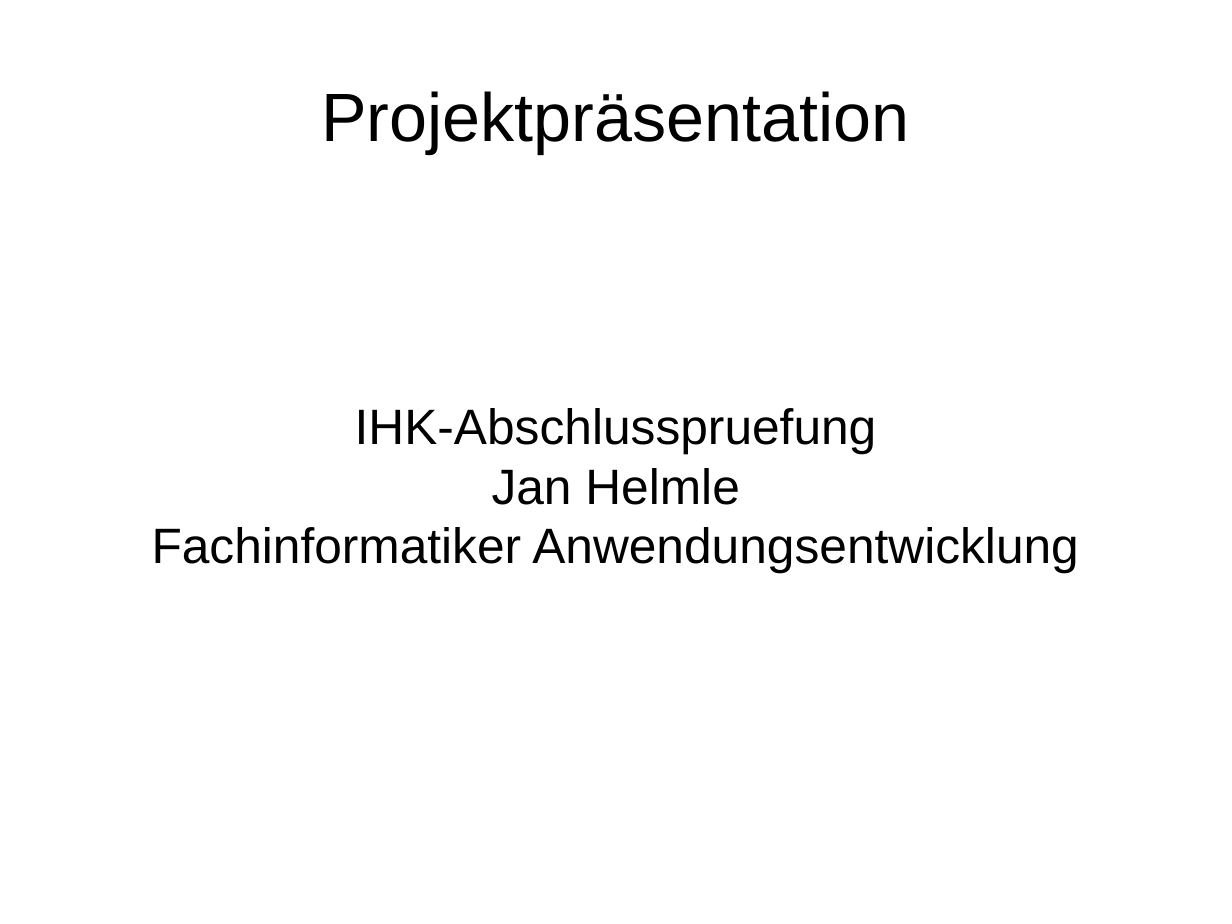
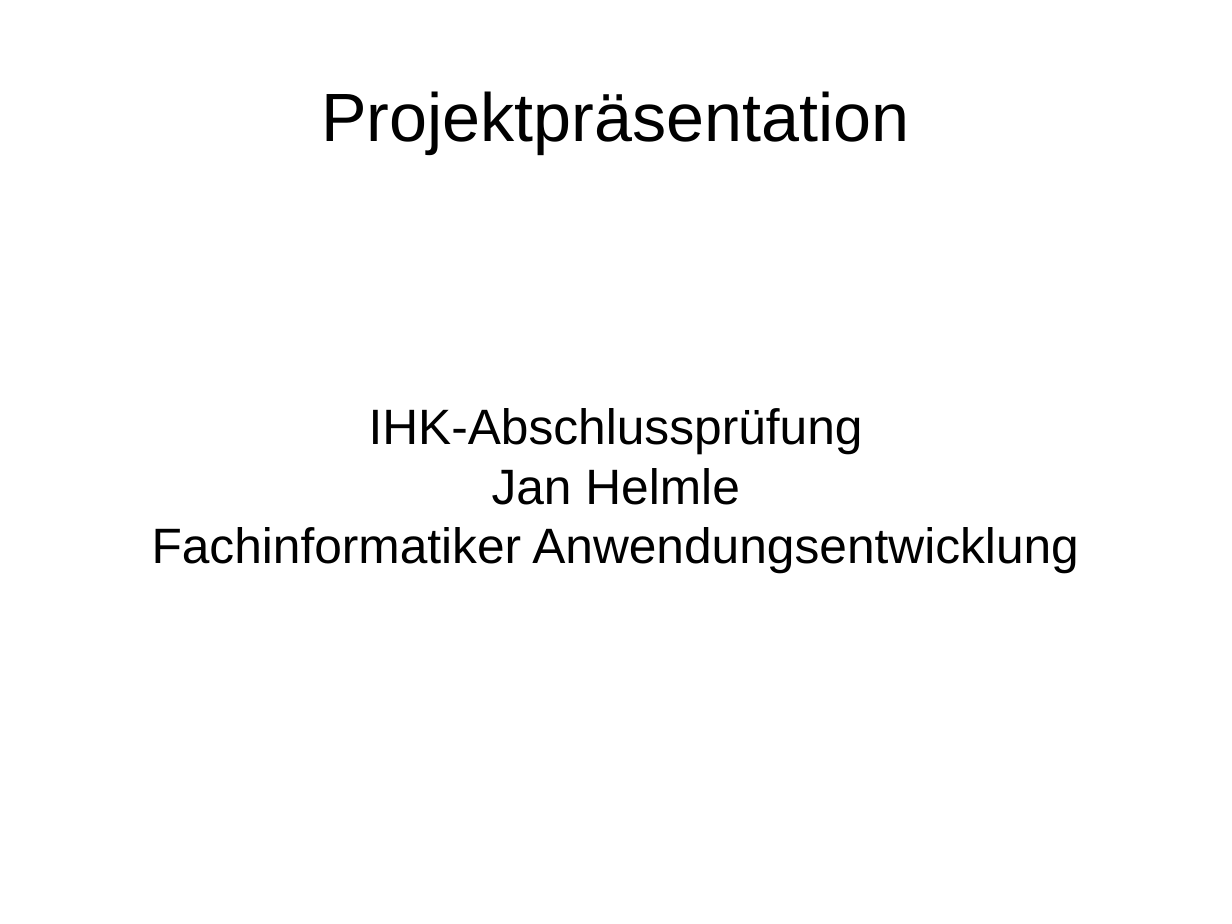
Before and after one commit to janhelmle/weiterbildung_fachinformatiker_ihk_projektantrag, a slide deck: slide 1 of praesentation/presentation_v1.odp. Drawn at 1232x924 pixels with LibreOffice and Linux fonts; fonts in the diff are those of the drawing. Boxes give left, top, right and bottom in pixels: in the first picture for what was removed or moved away, otherwise in the second. Text is boxed around its words. In the diff, an @@ line names an element or a change of style, - is before the commit and + after.

```diff
--- a/praesentation/presentation_v1.odp
+++ b/praesentation/presentation_v1.odp
@@ subtitle at (369,408,863,453): text changed @@
-IHK-Abschlusspruefung
+IHK-Abschlussprüfung
```
Also in this commit, not shown: 1 other slide changed, 1 other file.
